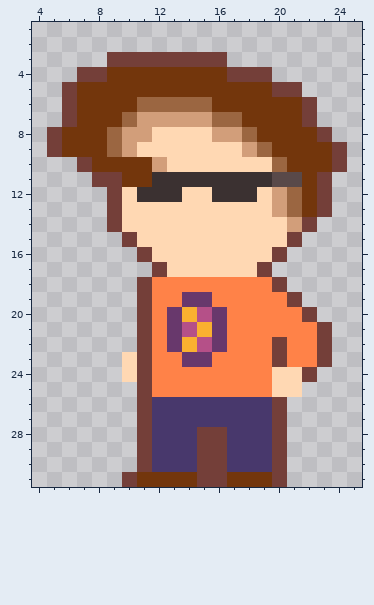
File history of a pixel-art sprite, images/stylishNPC.png. The picture above is the old version.
The file is 32x32 pixels. Shown: x 4..25, y 1..31.
The same view after the edit:
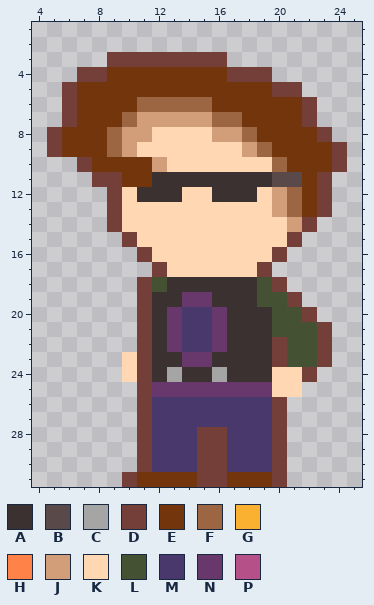
Palette (. is transparent): A #3b3131  B #594949  C #a5a5a5  D #743f39  E #73360c  F #9b6641  G #fab030  H #ff8248  J #d29e7a  K #ffd8b3  L #445233  M #48386c  N #68386c  P #b55088
Commit: Added two new fighting NPC sprites. These will go in the destroyed room section.
From old to new:
Changed rows in their new state; - is an unchanged pixel.
first column x 12:
18 LAAAAAAL---
19 AA--AAALL--
20 A-MM-AAALL-
21 A-MM-AAALLL
22 A-MM-AAA-LL
23 AA--AAAA-LL
24 ACAACAAA---
25 NNNNNNNN---
